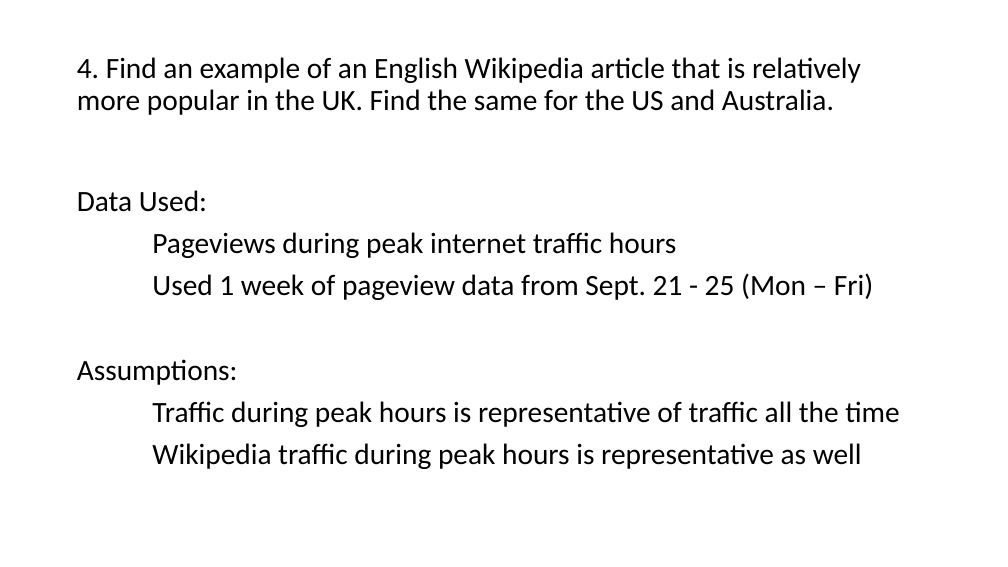
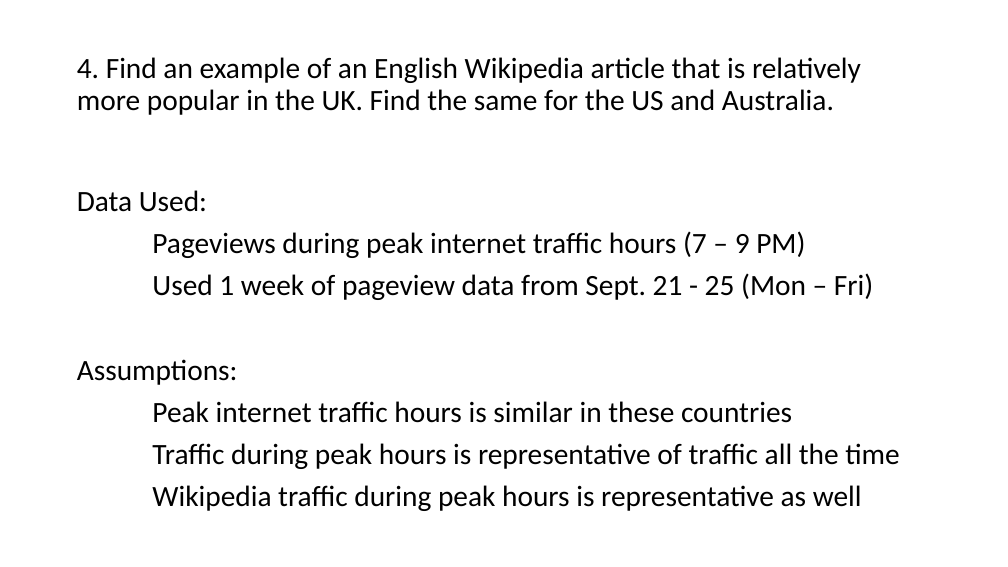
Before and after one commit to ChrisChee1/RevatureProject1, a slide deck: slide 22 of proj1/Revature Project 1.pptx. Drawn at 1008x567 pixels with LibreOffice and Linux fonts; fonts in the diff are those of the drawing. Boxes give left, top, right and bottom in pixels: in the first picture for what was removed or moved away, otherwise in the second. Text is boxed around its words. In the diff, an @@ line names an element or a change of style, - is before the commit and + after.

```diff
--- a/proj1/Revature Project 1.pptx
+++ b/proj1/Revature Project 1.pptx
@@ text at <box>152,231,805,258</box>: text changed @@
-Pageviews during peak internet traffic hours
+Pageviews during peak internet traffic hours (7 – 9 PM)
@@ text at <box>152,401,792,423</box>: paragraph added @@
+Peak internet traffic hours is similar in these countries
```
Also in this commit, not shown: 1 other slide changed, 1 slide added, 1 other file.
